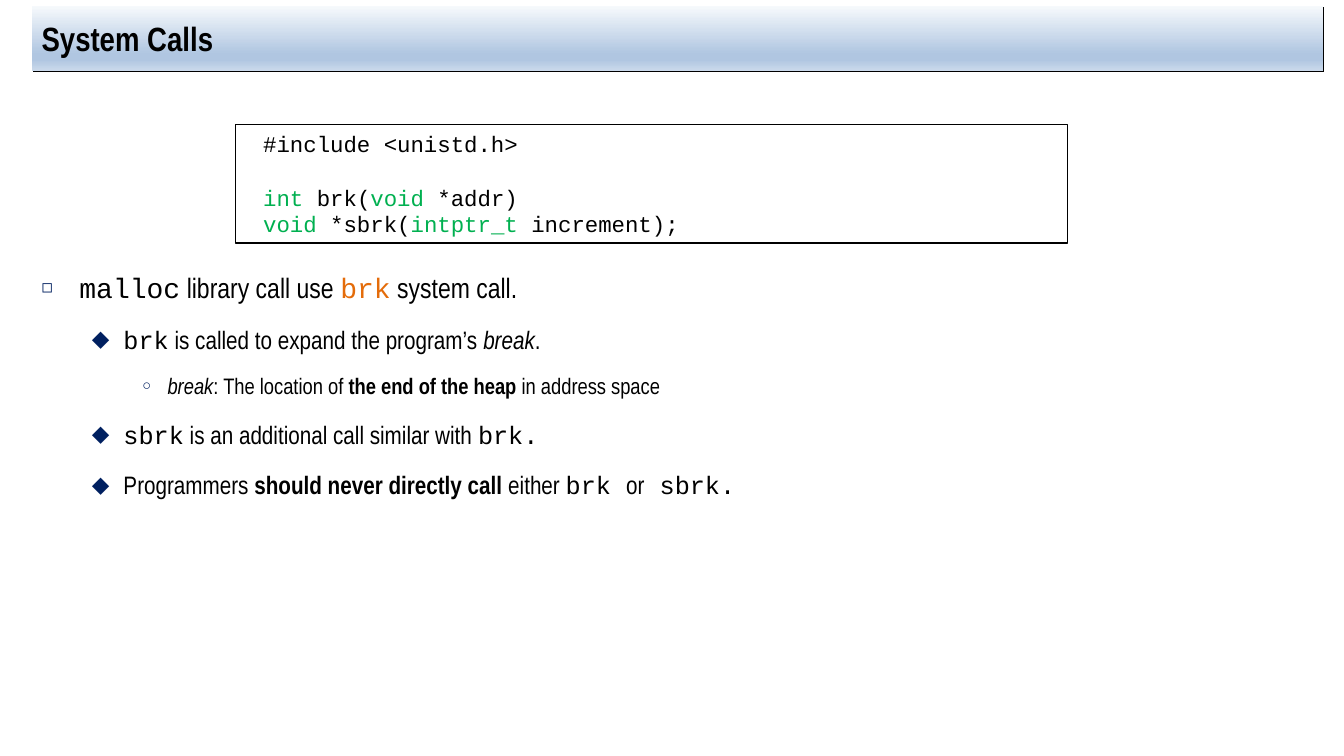
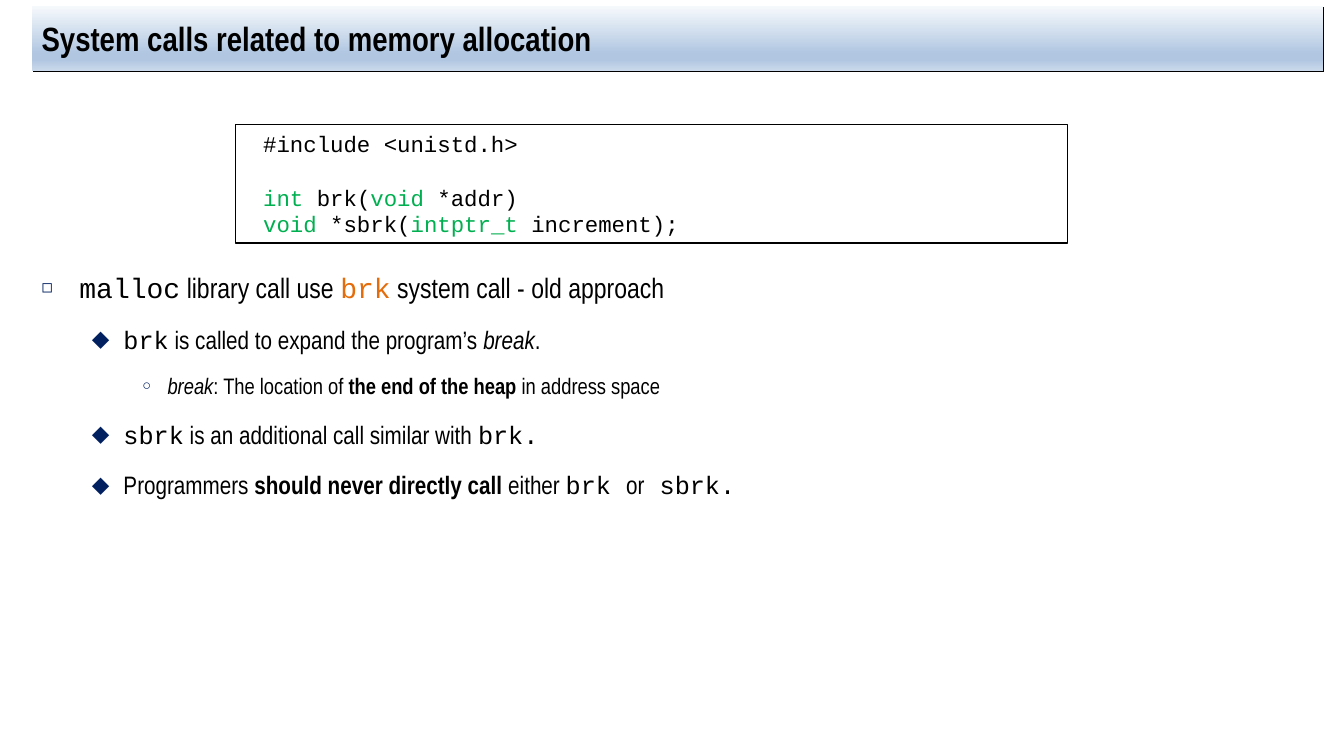
Before and after one commit to jachermocilla/extra-course-materials, a slide deck: slide 20 of cmsc125/ostep/slides/01.Virtualization/14.Memory_API.pptx (slide 19 before the commit). Drawn at 1344x756 pixels with LibreOffice and Linux fonts; fonts in the diff are those of the drawing. Boxes give left, top, right and bottom in pixels: in the first picture for what was removed or moved away, otherwise in the second. Text is boxed around its words. In the diff, an @@ line names an element or a change of style, - is before the commit and + after.

```diff
--- a/cmsc125/ostep/slides/01.Virtualization/14.Memory_API.pptx
+++ b/cmsc125/ostep/slides/01.Virtualization/14.Memory_API.pptx
@@ title at (42, 24, 592, 58): text changed @@
-System Calls
+System calls related to memory allocation
@@ text at (79, 277, 664, 303): text changed @@
-◻ malloc library call use brk system call.
+◻ malloc library call use brk system call - old approach
```
Also in this commit, not shown: 14 other slides changed, 3 slides added, 1 other file.
